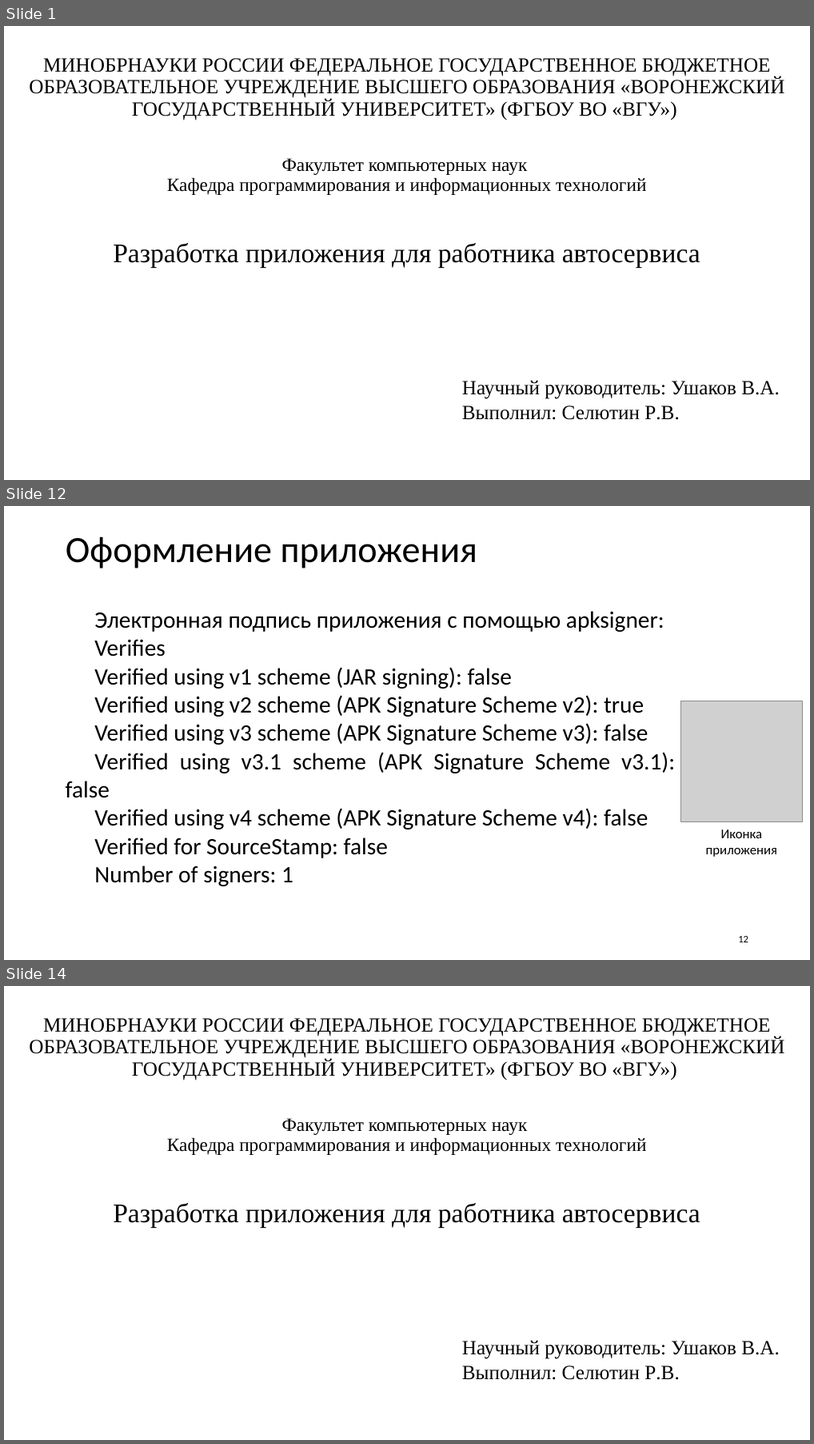
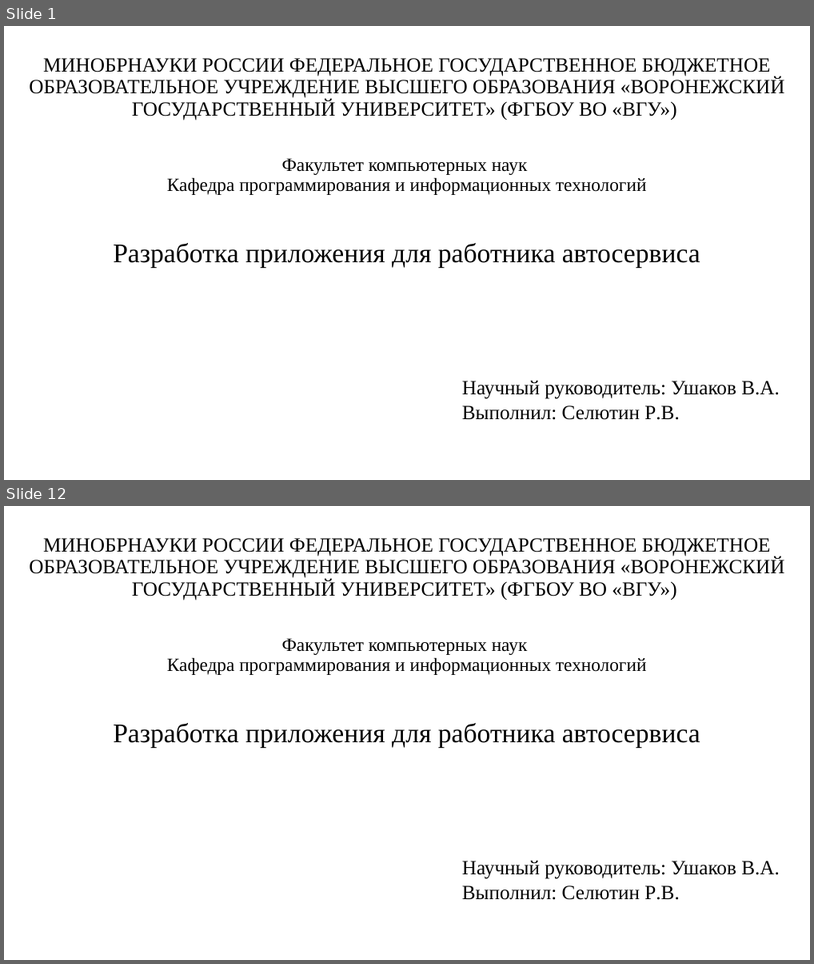
Before and after one commit to Hytakoe/ServiceWorkerApp, a slide deck: Селютин_Р_В_приложение_работника_автосервиса.pptx. Shown one above the other, each under a label of ours: slides 1, 12 and 14 before the commit, slides 1 and 12 after it; the slides between them are not shown. The pictures are 814x1444 and 814x964 pixels, drawn with LibreOffice and Linux fonts; fonts in the diff are those of the drawing; grey boxes stand for pictures. Boxes give left, top, right and bottom in pixels: in the first picture for what was removed or moved away, otherwise in the second. Text is boxed around its words. In the diff, an @@ line names an element or a change of style, - is before the commit and + after.

```diff
--- a/Селютин_Р_В_приложение_работника_автосервиса.pptx
+++ b/Селютин_Р_В_приложение_работника_автосервиса.pptx
@@ slide 12 removed at [4,506,810,960], background #FFFFFF @@
@@ title removed at [66,536,478,568] @@
-Оформление приложения
@@ text removed at [66,611,675,886] @@
-Электронная подпись приложения с помощью apksigner:
-Verifies
-Verified using v1 scheme (JAR signing): false
-Verified using v2 scheme (APK Signature Scheme v2): true
-Verified using v3 scheme (APK Signature Scheme v3): false
-Verified using v3.1 scheme (APK Signature Scheme v3.1): false
-Verified using v4 scheme (APK Signature Scheme v4): false
-Verified for SourceStamp: false
-Number of signers: 1
@@ picture removed at [682,700,802,822] @@
@@ text removed at [706,829,778,856] @@
-Иконка
-приложения
@@ page number removed at [738,936,749,942] @@
-12
@@ what was slide 14 is now slide 12 @@
```
Also in this commit, not shown: 8 slides changed, 2 slides added, 3 other slides removed, 4 other files.
